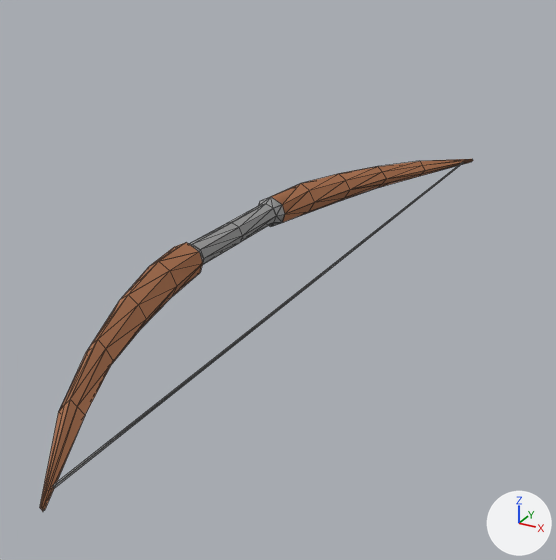
The glTF model dummy/src/models/arc.glb, before and after one commit.
Rendered twice from a 50 mm lens placed at (2.35, -3.7, 1.61), pointed at (0.39, -0.13, -0.17). The lights are fixed; the arrows at lower right show +X, +Y and +Z. Mesh edges are drawn as thin lines. Vertices at the same position are counted once.

Before the edit, the objects in view are built like this:
```python
me_arc = bpy.data.meshes.new('Arc')
me_arc.from_pydata(...)  # 361 vertices, 260 faces; spans x -0.21..1.7, y -0.24..0.24, z -5.05..5.05
# faces by material slot: [180, 80]
me_arc.materials.append(mat_wood)  # brown #aa704c
me_arc.materials.append(mat_gray)  # grey #979797
ob_arc = bpy.data.objects.new('Arc', me_arc)
ob_arc.location = (0.0, 0.0, 0.0)
ob_arc.rotation_euler = (-1.571, 0.0, 0.0)  # degrees (-90, 0, 0)
ob_arc.scale = (0.472, 0.472, 0.472)
```
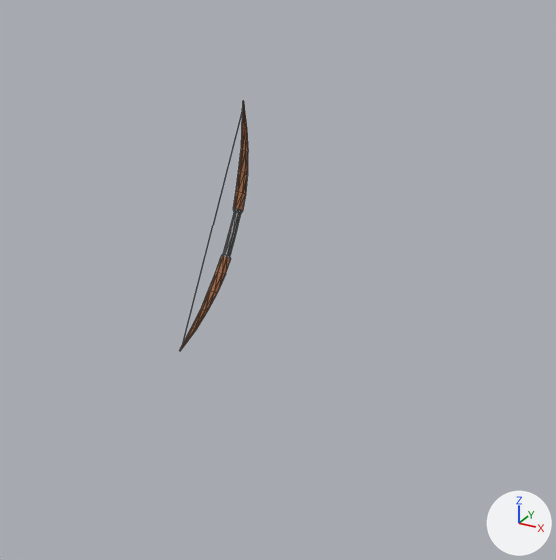
Commit message: arc wip

Pixel boxes (x1, y1, x2, y2) of what changed, in the pictures (556 x 560 px; the box of a moved part takes in the faces that stretch with it):
'Arc', reshaped, turned, rescaled: before (40, 159, 473, 512); after (179, 101, 248, 351)
part 1 of me_arc, moved or reshaped: before (40, 167, 382, 504); after (191, 152, 248, 329)

What the commit changed:
me_arc is used by ob_arc; location (0.0, 0.0, 0.0); rotation (-1.571, 0.0, 0.0), in degrees (-90, 0, 0); scale (0.472, 0.472, 0.472).
me_arc had 361 vertices, 260 faces and spanned x -0.21..1.7, y -0.24..0.24, z -5.05..5.05.
me_arc now has 406 vertices, 260 faces and spans x -0.21..1.7, y -0.24..0.24, z -5.05..5.05.
Part 1, on me_arc:
8 vertices are removed from x -0.17..1.12, y -0.24..0.13, z -4.1..4.12.
112 faces are deleted.
53 vertices are added at x -0.21..0.73, y -0.24..0.22, z -3.3..3.3.
73 new faces join them, mat_wood (brown #aa704c).
39 new faces join them, mat_gray (grey #979797).
Object 'Arc' (ob_arc) turns from (-90, 0, 0) to (0, -30, -90) degrees about x, y and z.
Object 'Arc' (ob_arc) is rescaled from (0.472, 0.472, 0.472) to (0.147, 0.147, 0.147).
